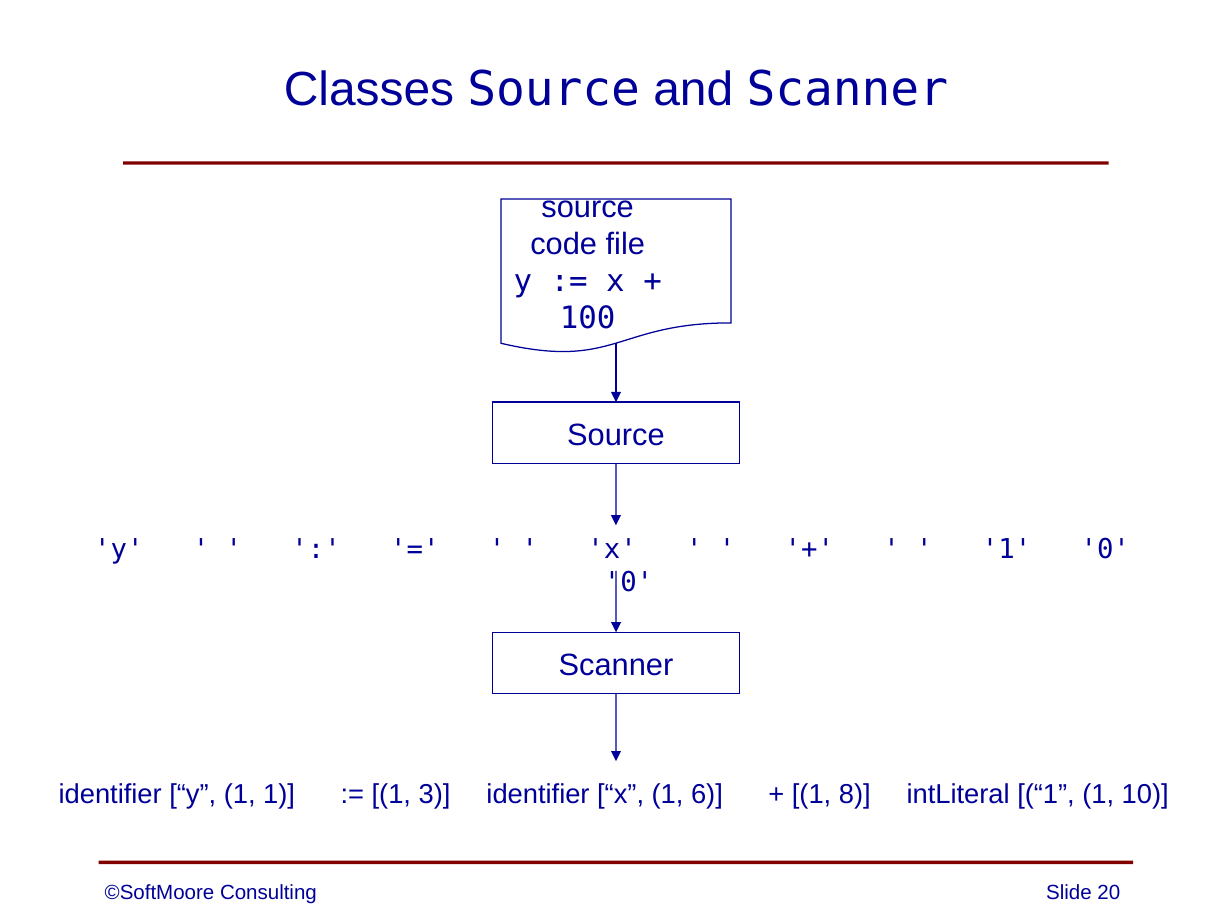
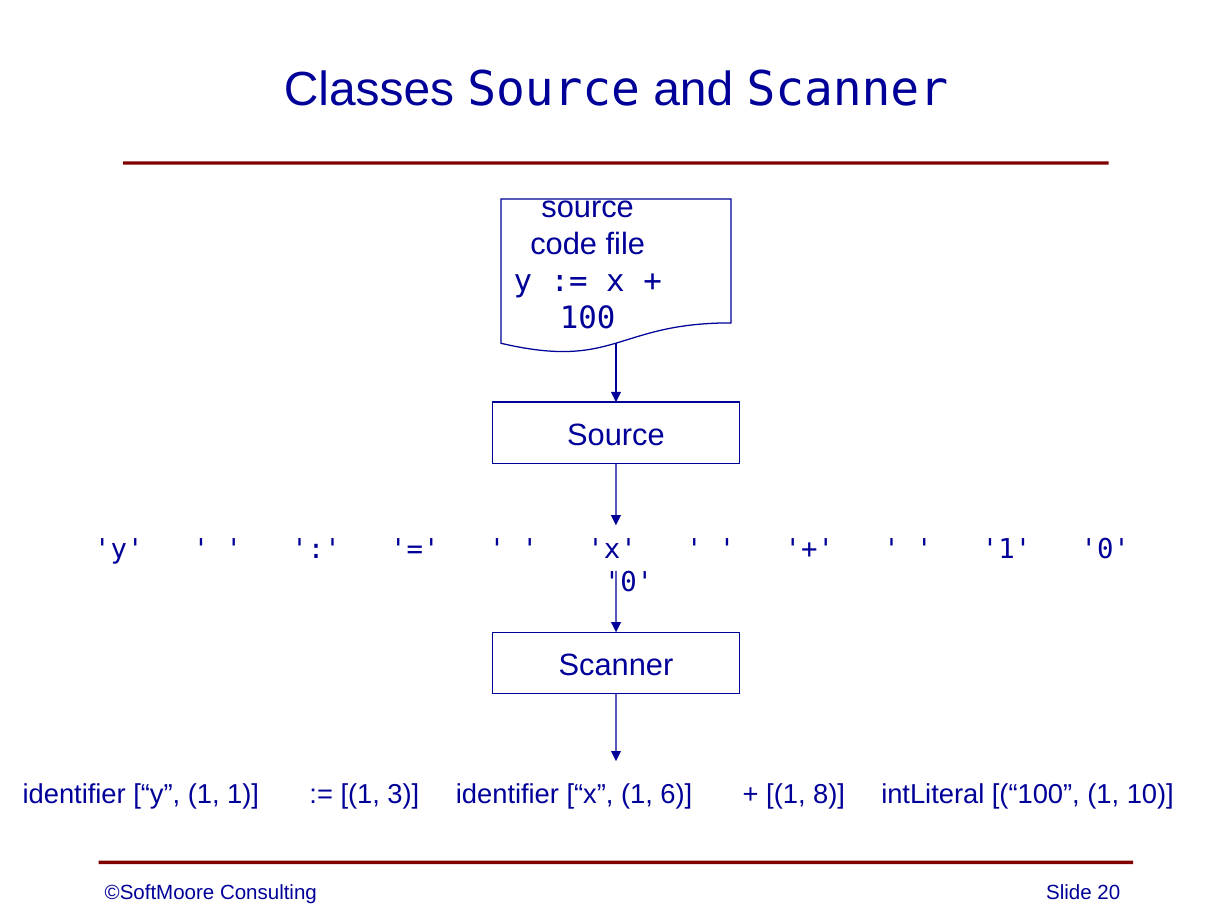
Before and after one commit to SoftMoore/CPRL-Kt-3rd, a slide deck: slide 20 of PowerPoints/05 - Lexical Analysis.pptx. Drawn at 1232x924 pixels with LibreOffice and Linux fonts; fonts in the diff are those of the drawing. Boxes give left, top, right and bottom in pixels: in the first picture for what was removed or moved away, otherwise in the second. Text is boxed around its words. In the diff, an @@ line names an element or a change of style, - is before the commit and + after.

```diff
--- a/PowerPoints/05 - Lexical Analysis.pptx
+++ b/PowerPoints/05 - Lexical Analysis.pptx
@@ text "identifier [“y”, (1, 1)]": place and size @@
-text "identifier [“y”, (1, 1)]" at [59, 783, 295, 809]
+text "identifier [“y”, (1, 1)]" at [23, 783, 259, 809]
@@ text ":= [(1, 3)]": place and size @@
-text ":= [(1, 3)]" at [372, 783, 451, 809]
+text ":= [(1, 3)]" at [341, 783, 419, 809]
@@ text "identifier [“x”, (1, 6)]": place and size @@
-text "identifier [“x”, (1, 6)]" at [486, 783, 723, 809]
+text "identifier [“x”, (1, 6)]" at [456, 783, 692, 809]
@@ text "+ [(1, 8)]": place and size @@
-text "+ [(1, 8)]" at [792, 783, 871, 809]
+text "+ [(1, 8)]" at [766, 783, 845, 809]
@@ text at [881, 783, 1174, 809]: text changed @@
-intLiteral [(“1”, (1, 10)]
+intLiteral [(“100”, (1, 10)]
```
Also in this commit, not shown: 1 other file.
